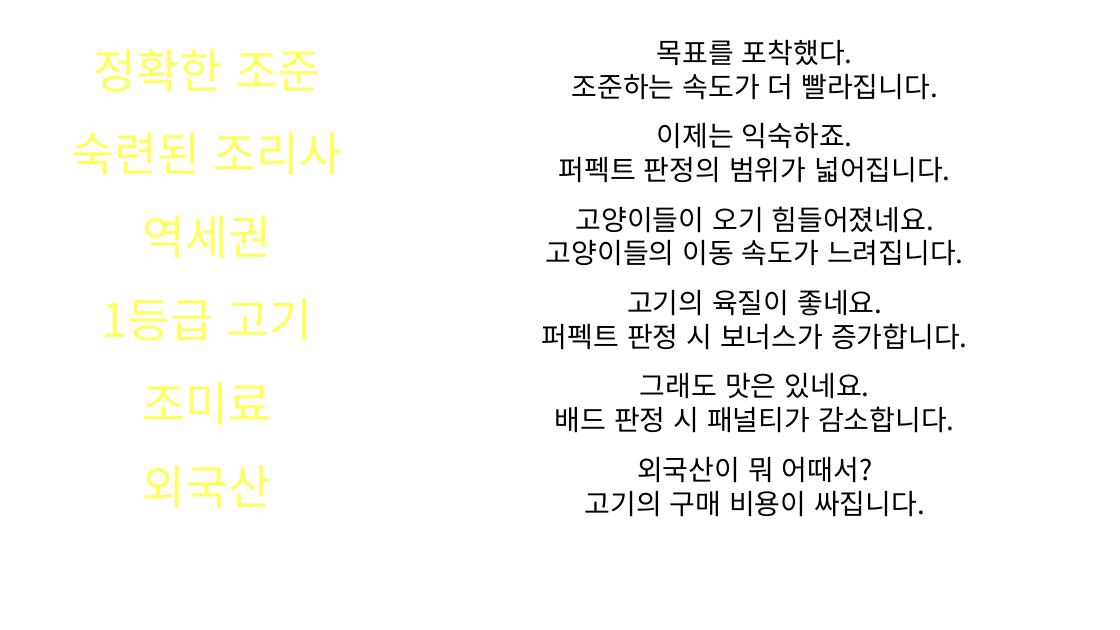
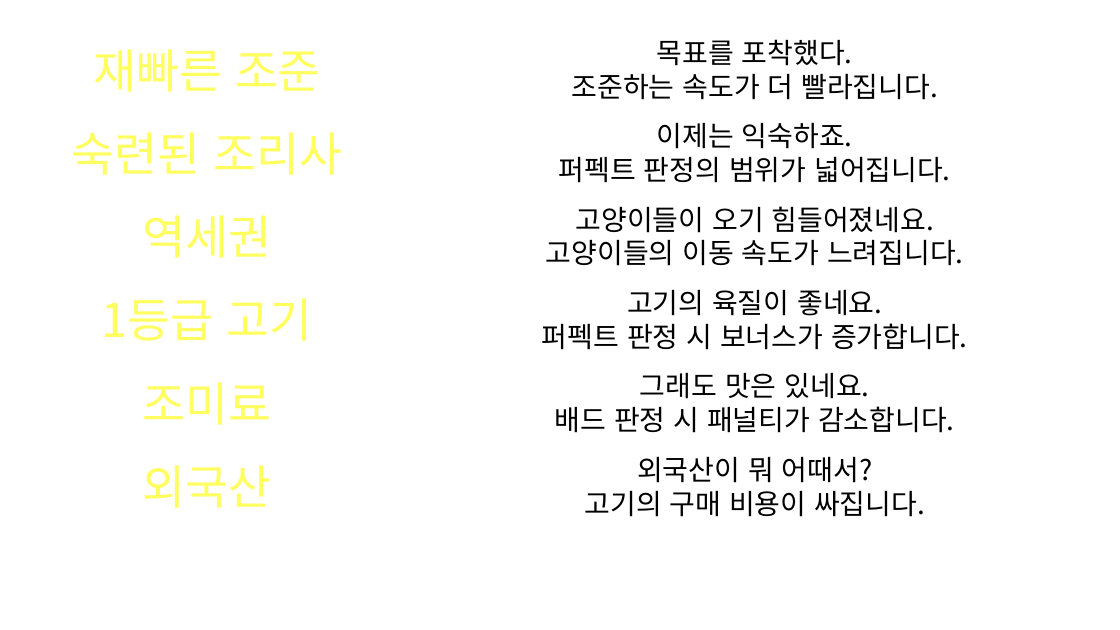
Before and after one commit to SNUGDC/CatDefense, a slide deck: slide 4 of UI Design.pptx. Drawn at 1120x630 pixels with LibreOffice and Linux fonts; fonts in the diff are those of the drawing. Boxes give left, top, right and bottom in pixels: in the first picture for what was removed or moved away, otherwise in the second. Text is boxed around its words. In the diff, an @@ line names an element or a change of style, - is before the commit and + after.

```diff
--- a/UI Design.pptx
+++ b/UI Design.pptx
@@ text at [93,49,321,92]: text changed @@
-정확한 조준
+재빠른 조준
```
Also in this commit, not shown: 8 other files.
